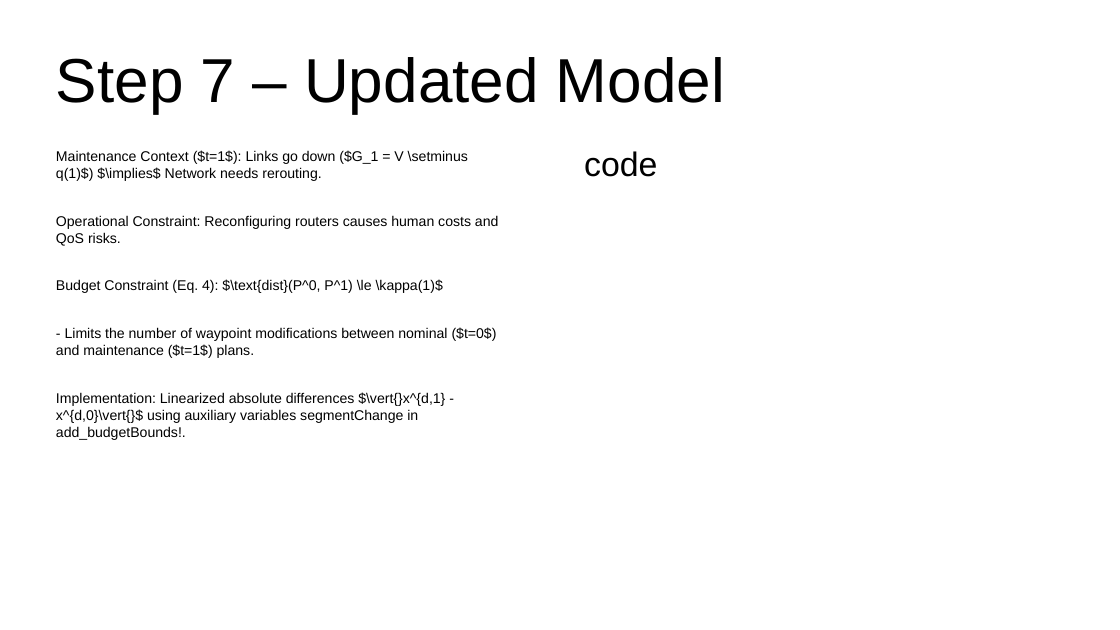
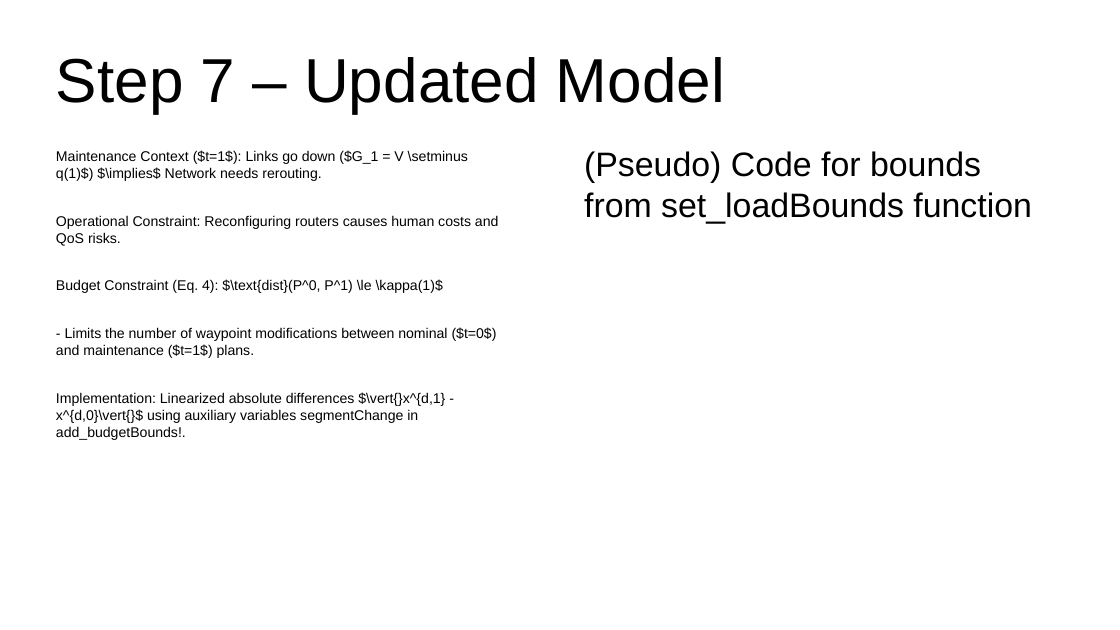
Before and after one commit to BytebenderCoco/kapt_orange_challenge, a slide deck: slide 10 of presentation/sketch.odp (slide 14 before the commit). Drawn at 1120x630 pixels with LibreOffice and Linux fonts; fonts in the diff are those of the drawing. Boxes give left, top, right and bottom in pixels: in the first picture for what was removed or moved away, otherwise in the second. Text is boxed around its words. In the diff, an @@ line names an element or a change of style, - is before the commit and + after.

```diff
--- a/presentation/sketch.odp
+++ b/presentation/sketch.odp
@@ text at [584,151,1032,223]: text changed @@
-code
+(Pseudo) Code for bounds from set_loadBounds function
```
Also in this commit, not shown: 8 other slides changed, 4 slides removed, 1 other file.
